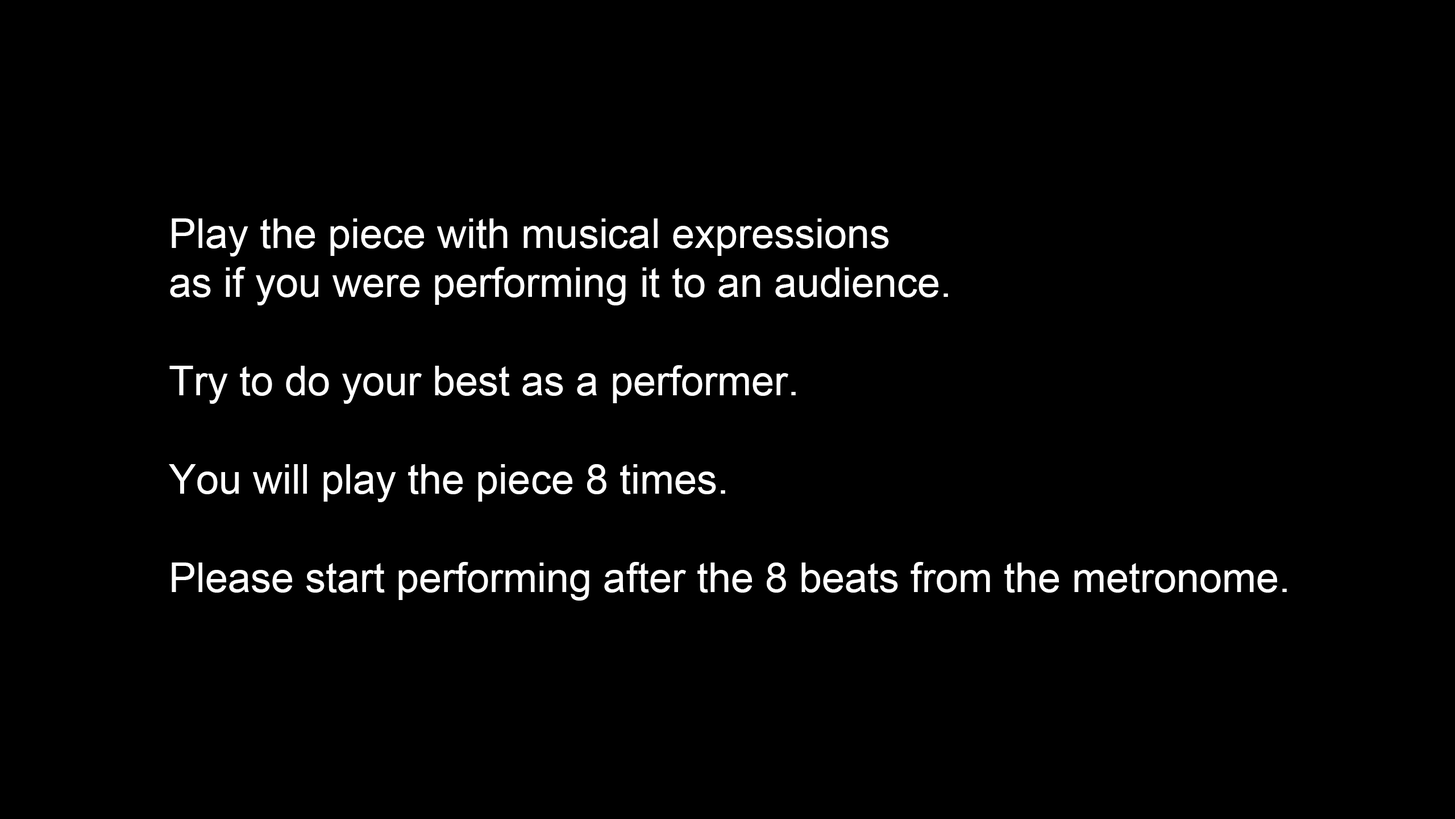
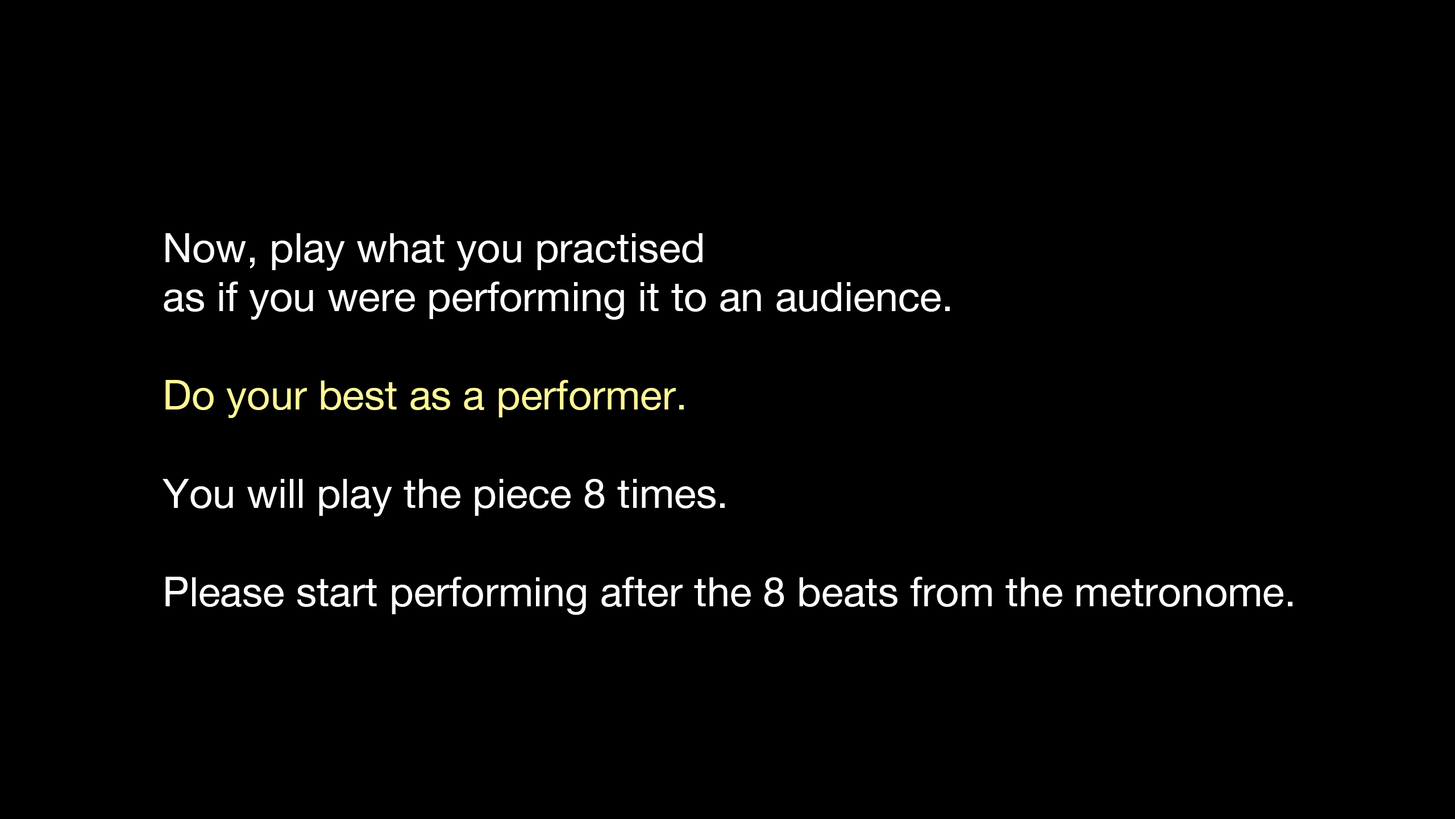
The second (1455, 819) image is a revision of the first. Changes to its layers:
renamed "Play the piece with musical expressions as if you were performi" to "Now, play what you practised as if you were performing it to an", painted on it over [162,218,1293,615]
